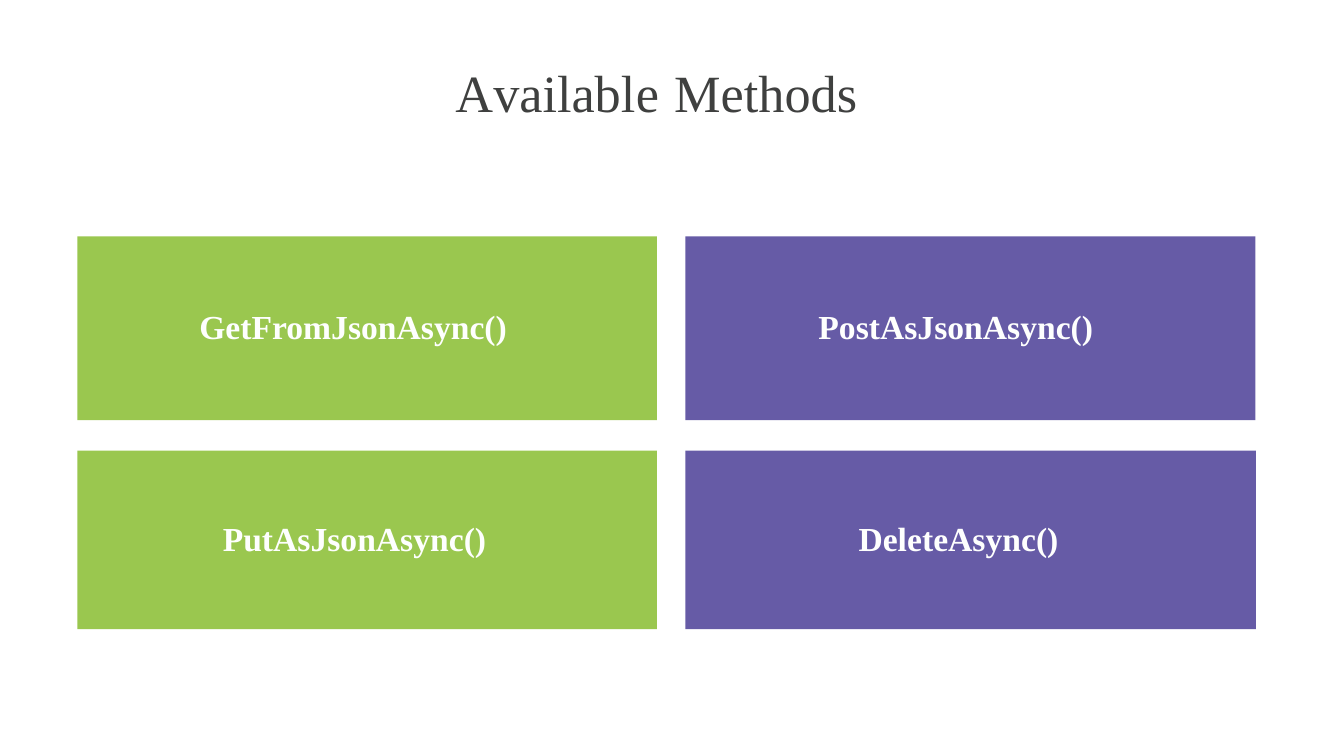
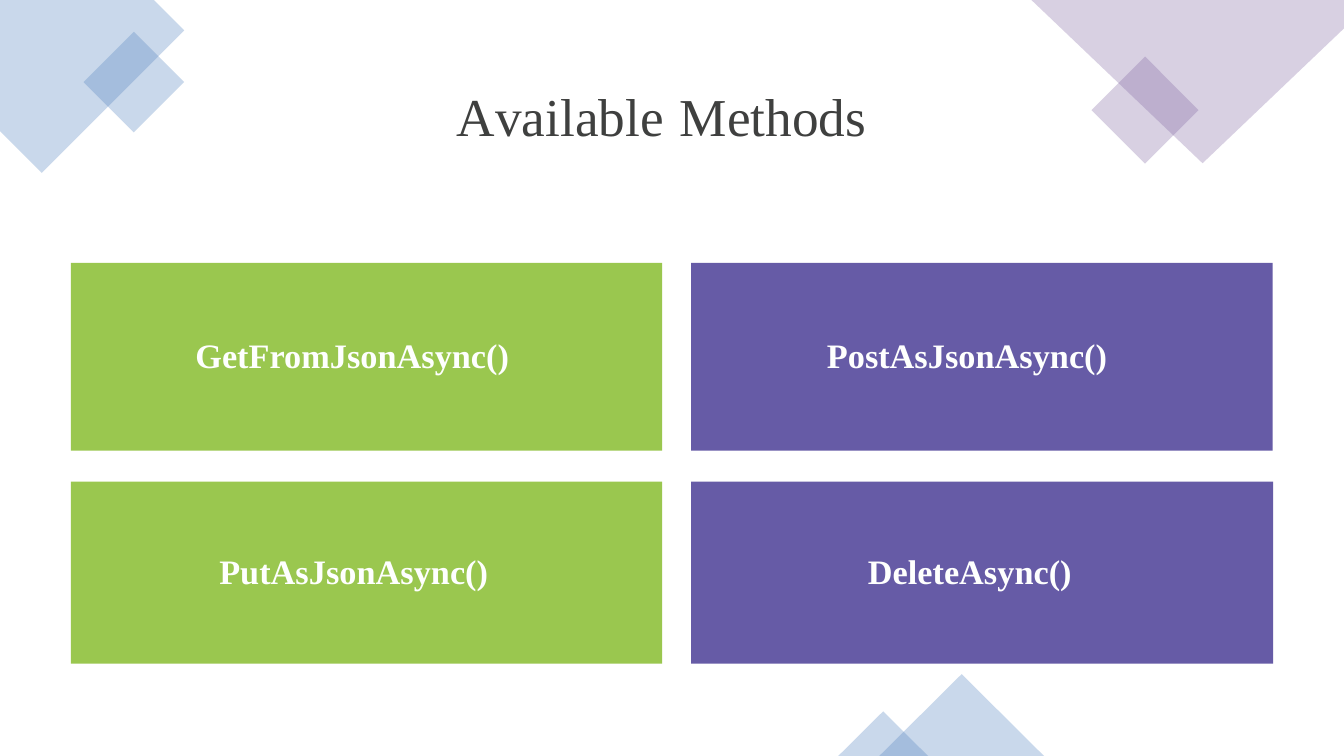
Before and after one commit to CSA-DanielVillamizar/ITM-ProgramaciondeSoftware, a slide deck: slide 20 of ASP.NET Core 6 Blazor Fundamentals/05/using-data-from-an-api-slides.pptx. Drawn at 1344x756 pixels with LibreOffice and Linux fonts; fonts in the diff are those of the drawing. Boxes give left, top, right and bottom in pixels: in the first picture for what was removed or moved away, otherwise in the second. Text is boxed around its words. In the diff, an @@ line names an element or a change of style, - is before the commit and + after.

```diff
--- a/ASP.NET Core 6 Blazor Fundamentals/05/using-data-from-an-api-slides.pptx
+++ b/ASP.NET Core 6 Blazor Fundamentals/05/using-data-from-an-api-slides.pptx
@@ freeform shape added at box(0, 0, 184, 173), fill #4F81BD at 30% opacity @@
@@ freeform shape added at box(1032, 0, 1344, 163), fill #8064A2 at 30% opacity @@
@@ rectangle added at box(83, 32, 184, 132), fill #4F81BD at 30% opacity @@
@@ rectangle added at box(1092, 56, 1199, 164), fill #8064A2 at 30% opacity @@
@@ text "Available": place and size @@
-text "Available" at box(455, 75, 658, 113)
+text "Available" at box(457, 99, 664, 137)
@@ text "Available" at box(457, 99, 664, 137): size 56 to 57.1 pt; line spacing 58pt to 59.2pt @@
@@ text "Methods" at box(680, 99, 867, 137): size 56 to 57.1 pt; line spacing 58pt to 59.2pt @@
@@ text "Methods": place and size @@
-text "Methods" at box(674, 75, 857, 113)
+text "Methods" at box(680, 99, 867, 137)
@@ text "GetFromJsonAsync()": place and size @@
-text "GetFromJsonAsync()" at box(199, 316, 506, 346)
+text "GetFromJsonAsync()" at box(195, 344, 509, 375)
@@ freeform shape: place and size @@
-freeform shape at box(77, 237, 657, 421)
+freeform shape at box(71, 263, 663, 450)
@@ text "PostAsJsonAsync()": place and size @@
-text "PostAsJsonAsync()" at box(818, 316, 1093, 346)
+text "PostAsJsonAsync()" at box(827, 344, 1107, 375)
@@ text "PostAsJsonAsync()" at box(827, 344, 1107, 375): size 36 to 36.7 pt; letter spacing -0.8 to -0.9 pt in "PostAsJsonAsync()"; indent changed; more space between paragraphs @@
@@ freeform shape: place and size @@
-freeform shape at box(685, 237, 1255, 421)
+freeform shape at box(691, 263, 1273, 450)
@@ text "PutAsJsonAsync()": place and size @@
-text "PutAsJsonAsync()" at box(223, 528, 486, 557)
+text "PutAsJsonAsync()" at box(219, 560, 488, 591)
@@ freeform shape: place and size @@
-freeform shape at box(77, 451, 657, 630)
+freeform shape at box(71, 482, 663, 664)
@@ size 36 to 36.7 pt; indent changed; more space between paragraphs in 3 elements at box(195, 344, 509, 375), box(219, 560, 488, 591), box(868, 560, 1072, 591) @@
@@ text "DeleteAsync()": place and size @@
-text "DeleteAsync()" at box(859, 527, 1059, 557)
+text "DeleteAsync()" at box(868, 560, 1072, 591)
@@ freeform shape: place and size @@
-freeform shape at box(685, 451, 1256, 630)
+freeform shape at box(691, 482, 1273, 664)
@@ triangle added at box(879, 674, 1044, 756), fill #4F81BD at 30% opacity @@
@@ triangle added at box(838, 712, 928, 756), fill #4F81BD at 30% opacity @@
```
Also in this commit, not shown: 25 other slides changed, 8 other files.
